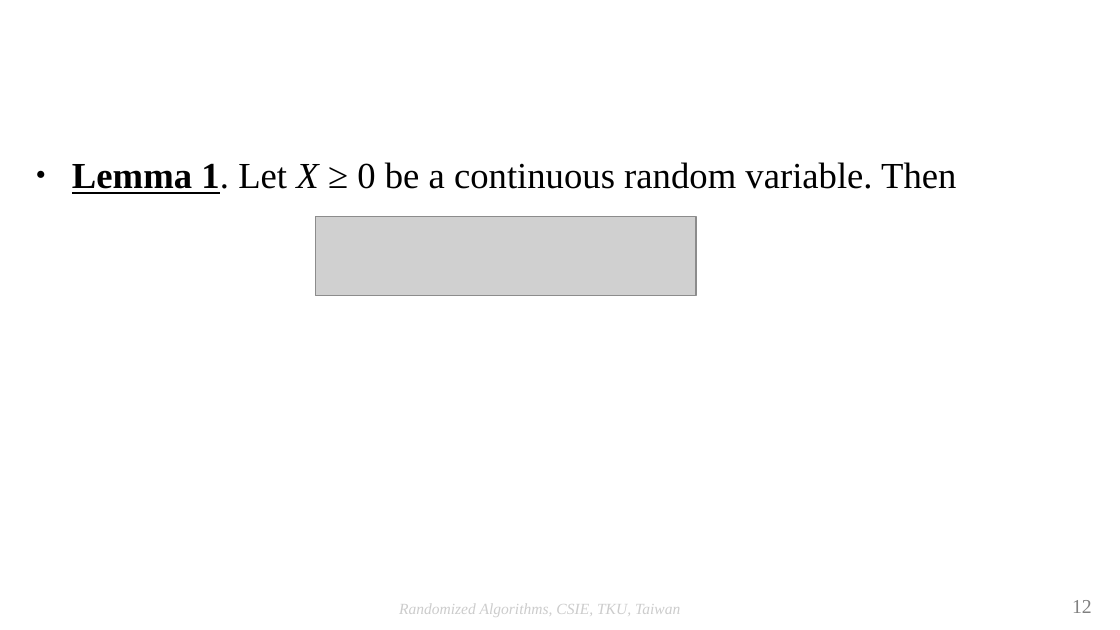
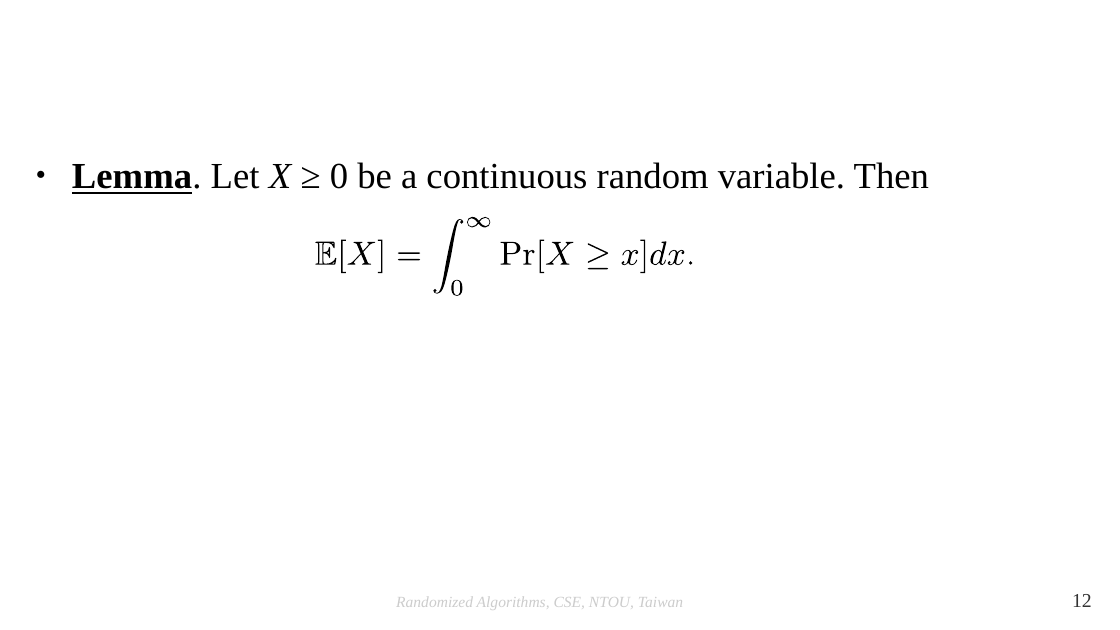
Before and after one commit to josephcclin/josephcclin.github.io, a slide deck: slide 12 of courses/rand_alg/slides/ra_lect_continuous_distributions_and_Poisson_process.odp. Drawn at 1120x630 pixels with LibreOffice and Linux fonts; fonts in the diff are those of the drawing; grey boxes stand for pictures; background and template pictures are left out. Boxes give left, top, right and bottom in pixels: in the first picture for what was removed or moved away, otherwise in the second. Text is boxed around its words. In the diff, an @@ line names an element or a change of style, - is before the commit and + after.

Commit message:
ra slides updated

```diff
--- a/courses/rand_alg/slides/ra_lect_continuous_distributions_and_Poisson_process.odp
+++ b/courses/rand_alg/slides/ra_lect_continuous_distributions_and_Poisson_process.odp
@@ text at <box>72,162,929,194</box>: text changed @@
-● Lemma 1. Let X ≥ 0 be a continuous random variable. Then
+● Lemma. Let X ≥ 0 be a continuous random variable. Then
@@ picture removed at <box>315,216,696,296</box> @@
@@ group added at <box>315,217,693,296</box>: 18 freeform shapes @@
@@ text "Randomized Algorithms, CSE, NTOU, Taiwan" at <box>396,597,683,610</box>: vertical alignment middle to top @@
@@ text at <box>396,597,683,610</box>: text changed @@
-Randomized Algorithms, CSIE, TKU, Taiwan
+Randomized Algorithms, CSE, NTOU, Taiwan
@@ page number at <box>1072,594,1092,607</box>: text colour #808080 to #333333; vertical alignment middle to top @@
```
Also in this commit, not shown: 58 other slides changed, 2 other files.
